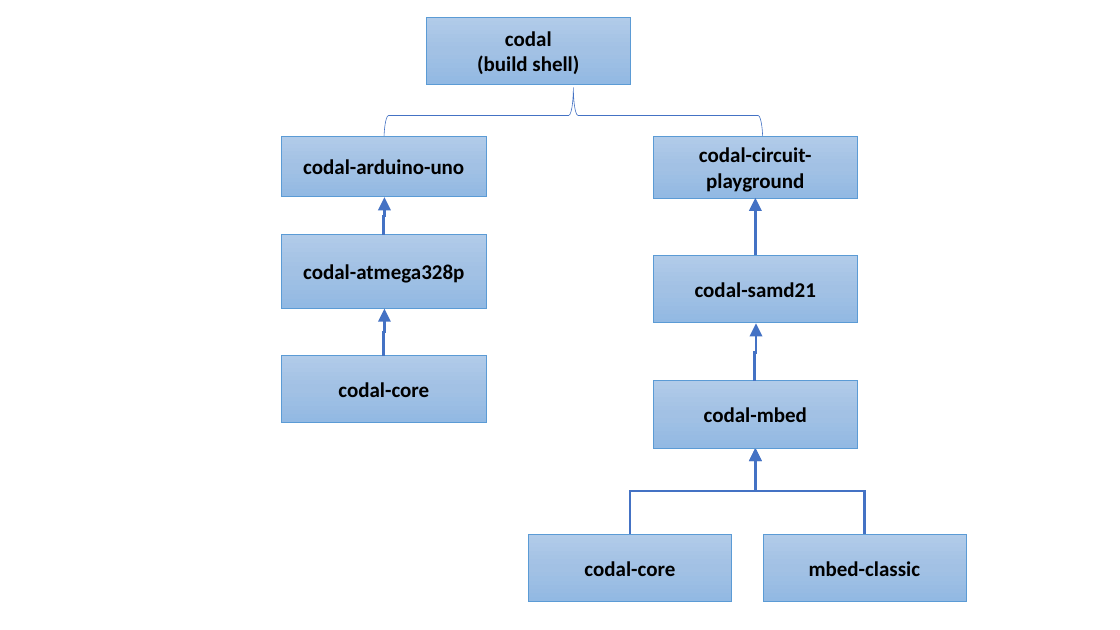
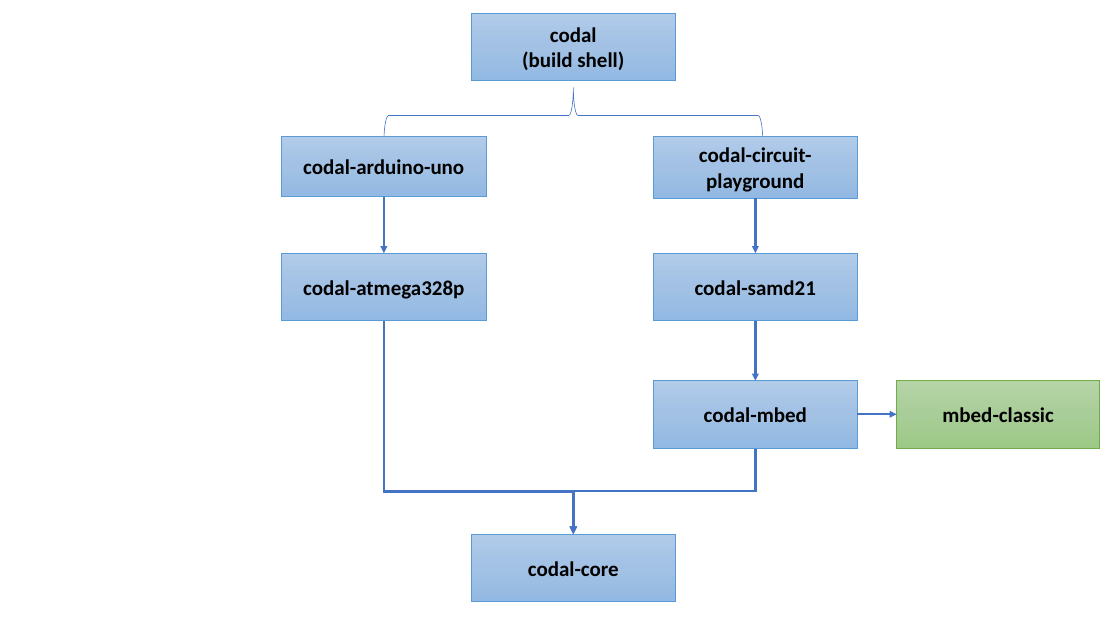
Before and after one commit to microsoft/pxt, a slide deck: slide 4 of papers/tr2017/diagrams.pptx. Drawn at 1120x630 pixels with LibreOffice and Linux fonts; fonts in the diff are those of the drawing. Boxes give left, top, right and bottom in pixels: in the first picture for what was removed or moved away, otherwise in the second. Text is boxed around its words. In the diff, an @@ line names an element or a change of style, - is before the commit and + after.

Commit message:
fix up codal picture

```diff
--- a/papers/tr2017/diagrams.pptx
+++ b/papers/tr2017/diagrams.pptx
@@ rectangle "codal": place and size @@
-rectangle "codal" at [427, 17, 630, 84]
+rectangle "codal" at [472, 13, 676, 81]
@@ elbow arrow removed from (383, 234) to (385, 197) @@
@@ arrow added from (384, 197) to (384, 253), #4472C4 2 pt @@
@@ elbow arrow removed from (755, 255) to (755, 198) @@
@@ arrow added from (755, 198) to (755, 253), #4472C4 2 pt @@
@@ rectangle "codal-atmega328p": place and size @@
-rectangle "codal-atmega328p" at [281, 234, 486, 308]
+rectangle "codal-atmega328p" at [281, 253, 486, 320]
@@ elbow arrow removed from (383, 355) to (385, 308) @@
@@ elbow arrow added from (384, 321) to (574, 534), #4472C4 2.25 pt @@
@@ elbow arrow removed from (755, 381) to (756, 323) @@
@@ arrow added from (755, 321) to (755, 381), #4472C4 2 pt @@
@@ rectangle removed at [281, 355, 486, 423] @@
-codal-core
@@ rectangle "mbed-classic": place and size @@
-rectangle "mbed-classic" at [763, 534, 966, 602]
+rectangle "mbed-classic" at [897, 381, 1100, 448]
@@ rectangle "mbed-classic" at [897, 381, 1100, 448]: fill gradient #B1CBE9 to #A3C1E5 to #93B9E4 to gradient #B5D5A7 to #AACE9A to #9CC987; outline #5B9BD5 0.5 pt to #70AD47 0.5 pt @@
@@ arrow added from (857, 414) to (897, 414), #4472C4 2 pt @@
@@ elbow arrow moved from (755, 448) - (630, 534) to (755, 448) - (574, 534) @@
@@ elbow arrow (755, 448) - (574, 534): arrowheads changed @@
@@ elbow arrow removed from (865, 534) to (755, 448) @@
@@ rectangle "codal-core": place and size @@
-rectangle "codal-core" at [528, 534, 732, 602]
+rectangle "codal-core" at [472, 534, 676, 602]
```
